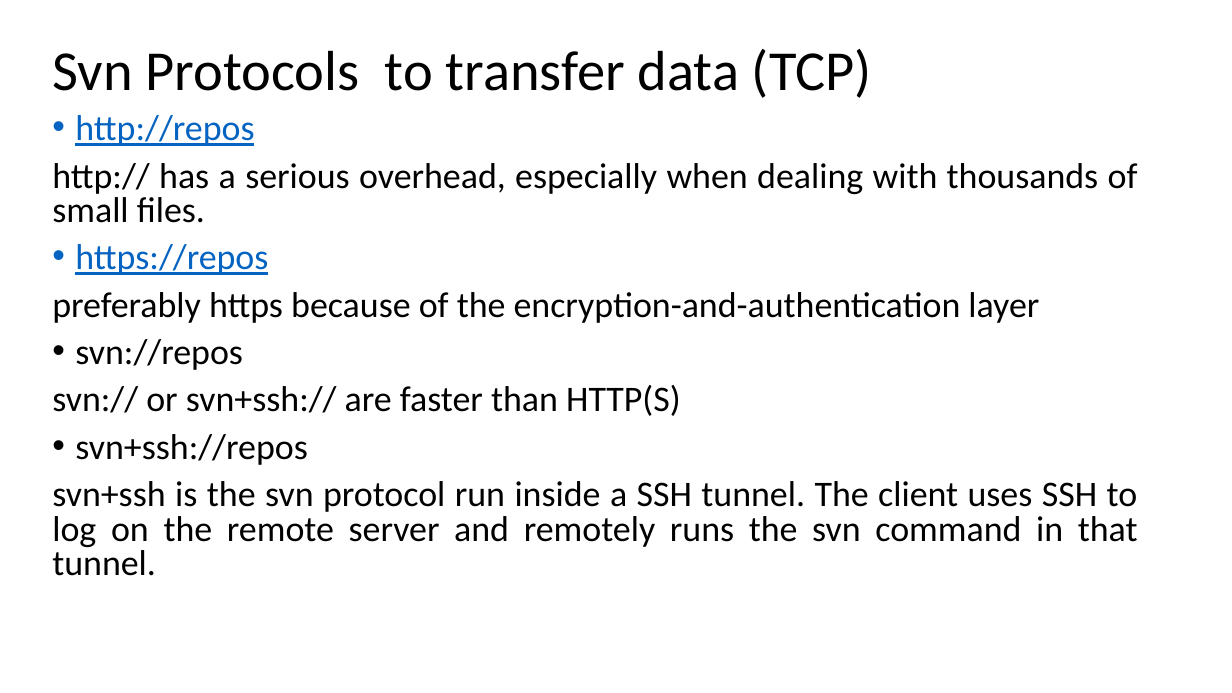
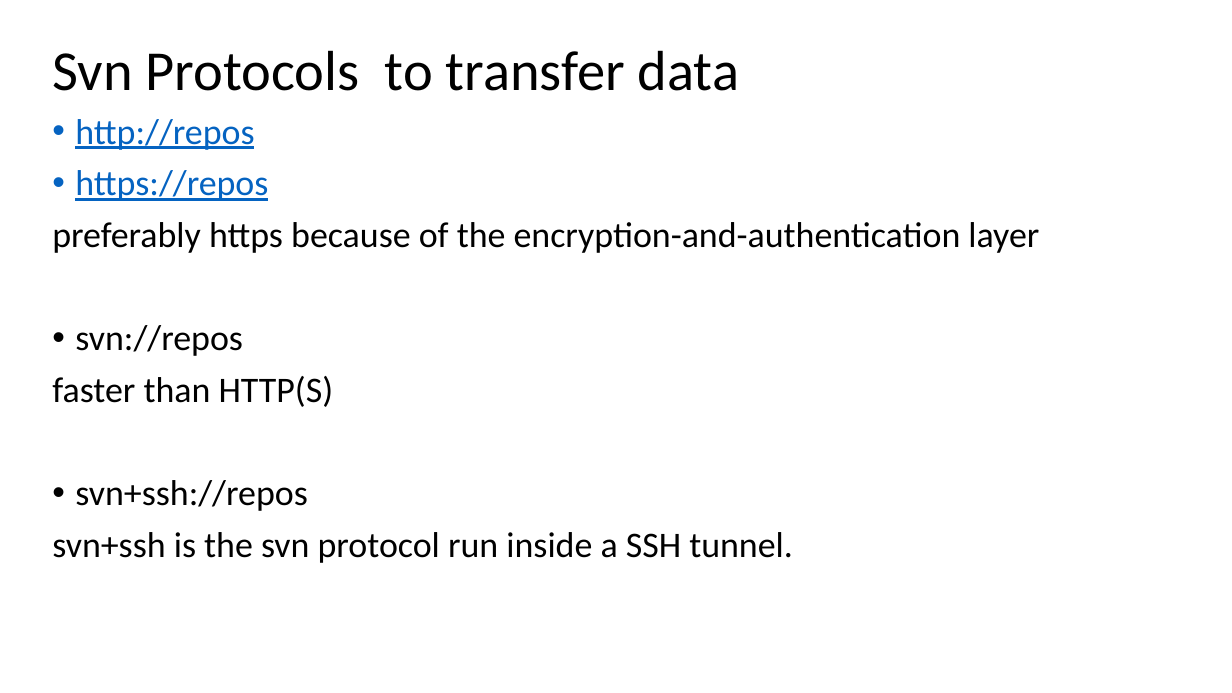
Before and after one commit to mhgulen/Dosyalar, a slide deck: slide 21 of Version Control Protocols.pptx. Drawn at 1232x693 pixels with LibreOffice and Linux fonts; fonts in the diff are those of the drawing. Boxes give left, top, right and bottom in pixels: in the first picture for what was removed or moved away, otherwise in the second. Text is boxed around its words. In the diff, an @@ line names an element or a change of style, - is before the commit and + after.

```diff
--- a/Version Control Protocols.pptx
+++ b/Version Control Protocols.pptx
@@ title at (52, 50, 739, 91): text changed @@
-Svn Protocols to transfer data (TCP)
+Svn Protocols to transfer data
@@ text at (52, 119, 1039, 511): line spacing 0.8 to 0.9 @@
@@ text at (52, 163, 1138, 223): paragraph removed @@
-http:// has a serious overhead, especially when dealing with thousands of small files.
@@ text at (52, 376, 334, 407): text changed @@
-svn:// or svn+ssh:// are faster than HTTP(S)
+faster than HTTP(S)
@@ text at (52, 532, 793, 563): text changed @@
-svn+ssh is the svn protocol run inside a SSH tunnel. The client uses SSH to log on the remote server and remotely runs the svn command in that tunnel.
+svn+ssh is the svn protocol run inside a SSH tunnel.
```
Also in this commit, not shown: 9 other slides changed, 1 slide removed.
